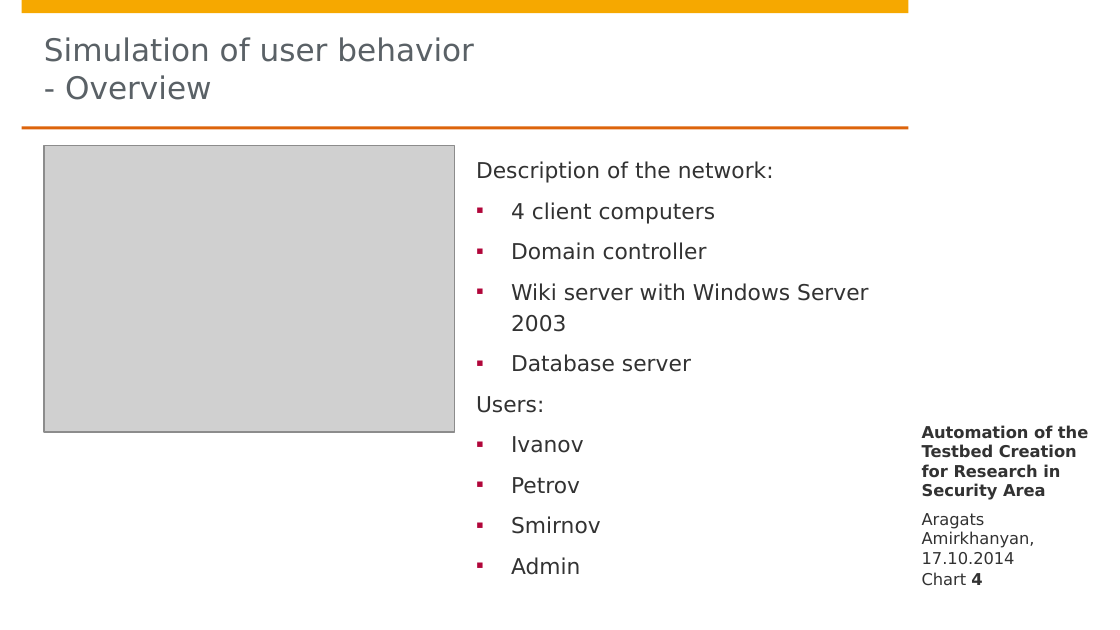
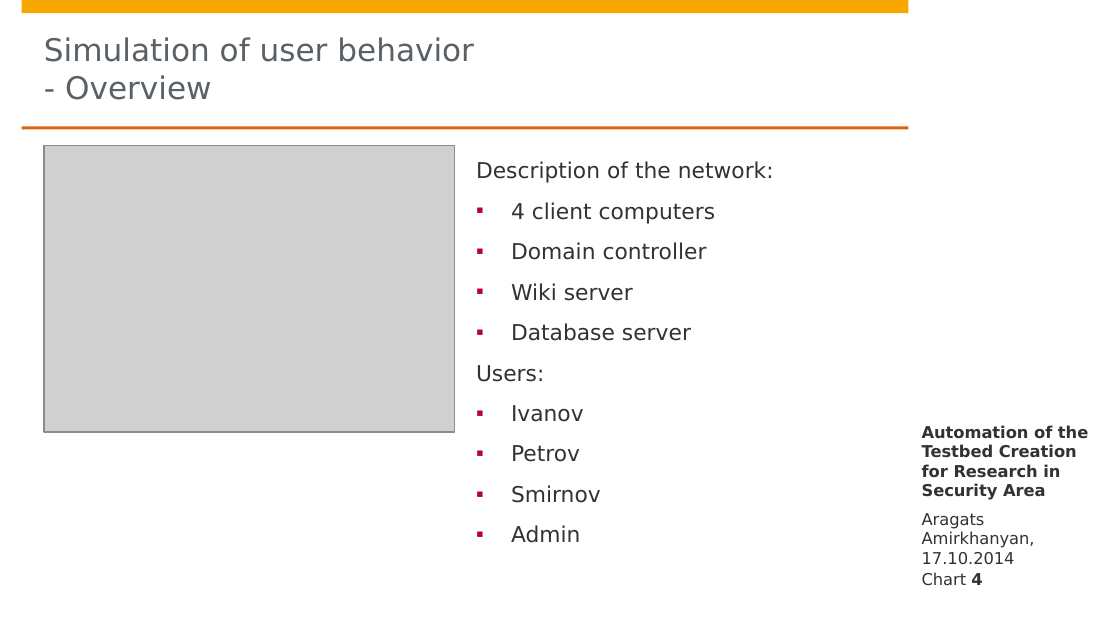
Before and after one commit to aragats/HPI, a slide deck: slide 4 of Research School/Retreat/Fall 2014/retreat draft - version 2/Aragats_Amirkhanyan_Fall_Retreat_2014.pptx. Drawn at 1120x630 pixels with LibreOffice and Linux fonts; fonts in the diff are those of the drawing; grey boxes stand for pictures; background and template pictures are left out. Boxes give left, top, right and bottom in pixels: in the first picture for what was removed or moved away, otherwise in the second. Text is boxed around its words. In the diff, an @@ line names an element or a change of style, - is before the commit and + after.

```diff
--- a/Research School/Retreat/Fall 2014/retreat draft - version 2/Aragats_Amirkhanyan_Fall_Retreat_2014.pptx
+++ b/Research School/Retreat/Fall 2014/retreat draft - version 2/Aragats_Amirkhanyan_Fall_Retreat_2014.pptx
@@ text at [511, 283, 633, 301]: text changed @@
-▪ Wiki server with Windows Server 2003
+▪ Wiki server
```
Also in this commit, not shown: 1 other slide changed, 1 slide added, 1 slide removed.
